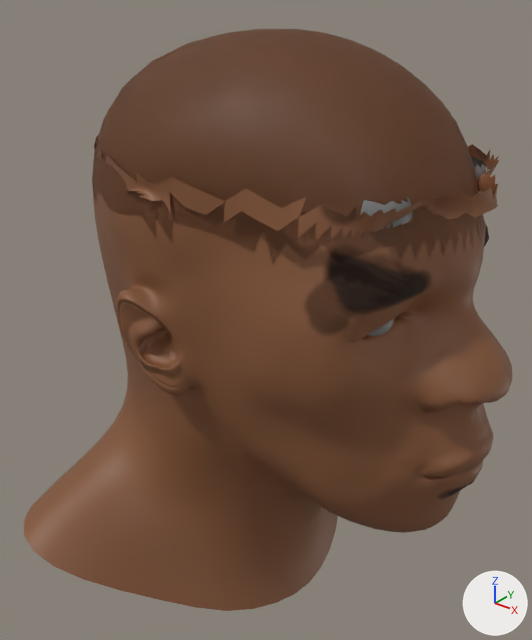
A saved change to the glTF model Tyson.glb.
The view is the same before and after, from a 50 mm camera at (0.285, -0.344, 2.133) aimed at (0.008, 0.002, 1.919). The axes (+X, +Y, +Z) are drawn at lower right. The lights are the same throughout. Where no turn or scale is listed for an object, it has been applied to the vertices. Vertices at the same position are counted once.

Before the edit, the objects in view are built like this:
```python
me_head_material__13_0_001 = bpy.data.meshes.new('head_Material #13_0.001')
me_head_material__13_0_001.from_pydata(...)  # 4578 vertices, 9065 faces; spans x -0.145..0.175, y -0.155..0.155, z 1.713..2.1
# faces by material slot: [1, 8304, 760]
me_head_material__13_0_001.materials.append(mat_material_13)  # beige #f2c895
me_head_material__13_0_001.materials.append(mat_mikehead_low_defaultmat1_001)
me_head_material__13_0_001.materials.append(mat_lambert1_001)  # grey #767676
me_head_material__13_0_002 = bpy.data.meshes.new('head_Material #13_0.002')
me_head_material__13_0_002.from_pydata(...)  # 825 vertices, 1251 faces; spans x -0.11..0.154, y -0.096..0.096, z 2.013..2.041
# faces by material slot: [949, 302]
me_head_material__13_0_002.materials.append(mat_mikehead_low_defaultmat1_001)
me_head_material__13_0_002.materials.append(mat_lambert1_001)  # grey #767676
ob_eyeline = bpy.data.objects.new('eyeline', me_head_material__13_0_002)
ob_eyeline.location = (0.0, 0.0, 0.0)
ob_head_001 = bpy.data.objects.new('Head.001', me_head_material__13_0_001)
ob_head_001.location = (0.0, 0.0, 0.0)
```
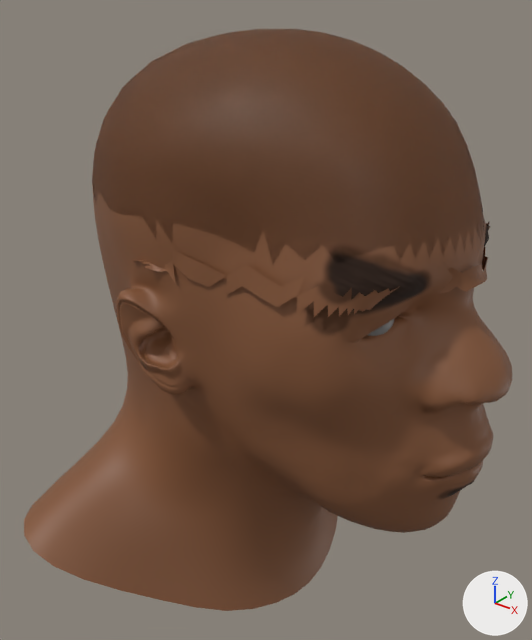
Pixel boxes [x1, y1, x2, y2] of what changed, in the pictures (532 x 640 px):
'eyeline', mesh moved: before [94, 134, 499, 240]; after [133, 219, 490, 317]

The change, as a list of edits to the scene's bpy script:
```text
Change me_head_material__13_0_002:
    where me_head_material__13_0_002.from_pydata(...)  # 825 vertices, 1251 faces; spans x -0.11..0.154, y -0.096..0.096, z 2.013..2.041
    used by ob_eyeline; location = (0.0, 0.0, 0.0)
    me_head_material__13_0_002 part 1: the whole mesh is moved by (0.0, 0.0, -0.039)
```
